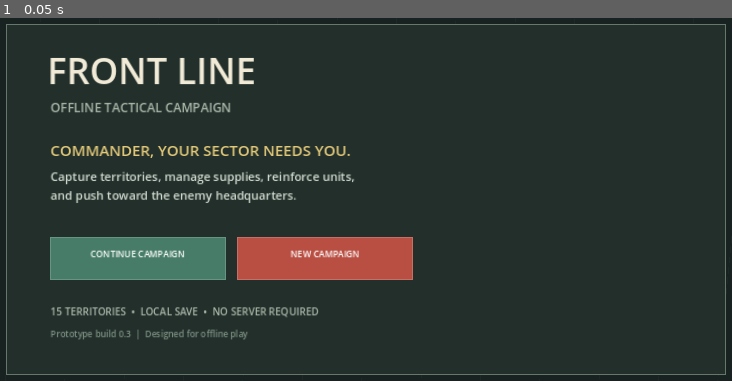
Above: before the commit, frame 1.
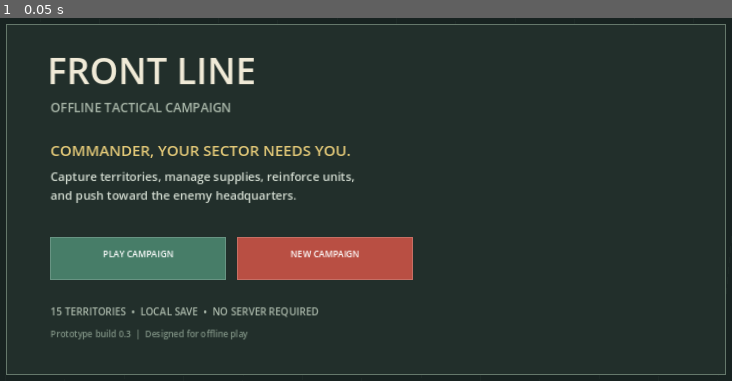
Above: after the commit, the same moment.

Repository: Javadmk1/Front-Line
Game: Godot game, scene res://scenes/Main.tscn
Two runs of this game, one before a commit and one after it. Both use one fixed random seed, a clock stepped at 60 frames per second and the inputs below.
Inputs:
- Up to frame 1 (0.05 s): no input

The runs differ from the first frame. In frame 1, 0.2% of the frame differs, in the area x 12-26%, y 63-67%.

Commit message:
Add explicit Play Campaign button and fix canvas touch coordinates

Diff:
--- a/scripts/Main.gd
+++ b/scripts/Main.gd
@@ -119,7 +119,7 @@
 	draw_string(ThemeDB.fallback_font, Vector2(135, 280), "COMMANDER, YOUR SECTOR NEEDS YOU.", HORIZONTAL_ALIGNMENT_LEFT, 850, 24, Color("#e3c978"))
 	draw_string(ThemeDB.fallback_font, Vector2(135, 320), "Capture territories, manage supplies, reinforce units,", HORIZONTAL_ALIGNMENT_LEFT, 900, 19, Color("#d4ddd2"))
 	draw_string(ThemeDB.fallback_font, Vector2(135, 350), "and push toward the enemy headquarters.", HORIZONTAL_ALIGNMENT_LEFT, 900, 19, Color("#d4ddd2"))
-	_draw_button(Rect2(Vector2(135, 410), Vector2(280, 68)), "CONTINUE CAMPAIGN", Color("#477d68"))
+	_draw_button(Rect2(Vector2(135, 410), Vector2(280, 68)), "PLAY CAMPAIGN", Color("#477d68"))
 	_draw_button(Rect2(Vector2(435, 410), Vector2(280, 68)), "NEW CAMPAIGN", Color("#b94f43"))
 	draw_string(ThemeDB.fallback_font, Vector2(135, 535), "15 TERRITORIES  •  LOCAL SAVE  •  NO SERVER REQUIRED", HORIZONTAL_ALIGNMENT_LEFT, 950, 16, Color("#a9b7a9"))
 	draw_string(ThemeDB.fallback_font, Vector2(135, 570), "Prototype build 0.3  |  Designed for offline play", HORIZONTAL_ALIGNMENT_LEFT, 950, 14, Color("#7f9284"))
@@ -180,31 +180,23 @@
 	draw_string(ThemeDB.fallback_font, rect.position + Vector2(10, 32), label, HORIZONTAL_ALIGNMENT_CENTER, rect.size.x - 20, 14, Color.WHITE)
 
 func _input(event: InputEvent) -> void:
-	# The project uses a fixed 1280x720 logical viewport with canvas_items stretch.
-	# Mouse/touch positions are already expressed in viewport coordinates here;
-	# calling make_input_local() applies the canvas transform a second time on
-	# some Android display configurations and makes every hit test miss.
+	# Convert screen/viewport input into the same canvas coordinate space used by _draw().
+	# This accounts for stretch scaling and letterboxing on Android devices.
 	if event is InputEventMouseButton:
 		if event.pressed and event.button_index == MOUSE_BUTTON_LEFT:
-			_handle_tap(_viewport_to_design(event.position))
+			_handle_tap(_screen_to_canvas(event.position))
 	elif event is InputEventScreenTouch:
 		if event.pressed and not event.canceled:
-			_handle_tap(_viewport_to_design(event.position))
-
-func _viewport_to_design(viewport_pos: Vector2) -> Vector2:
-	var viewport_size: Vector2 = get_viewport_rect().size
-	if viewport_size.x <= 0.0 or viewport_size.y <= 0.0:
-		return viewport_pos
-	return Vector2(
-		viewport_pos.x * 1280.0 / viewport_size.x,
-		viewport_pos.y * 720.0 / viewport_size.y
-	)
+			_handle_tap(_screen_to_canvas(event.position))
+
+func _screen_to_canvas(screen_pos: Vector2) -> Vector2:
+	return get_global_transform_with_canvas().affine_inverse() * screen_pos
 
 func _handle_tap(pos: Vector2) -> void:
 	if show_menu:
 		if Rect2(Vector2(135, 410), Vector2(280, 68)).has_point(pos):
 			show_menu = false
-			message = "Campaign resumed. Select a blue region to begin."
+			message = "Campaign started! Tap a blue region, then an adjacent region."
 		elif Rect2(Vector2(435, 410), Vector2(280, 68)).has_point(pos):
 			_restart_game()
 		queue_redraw()
